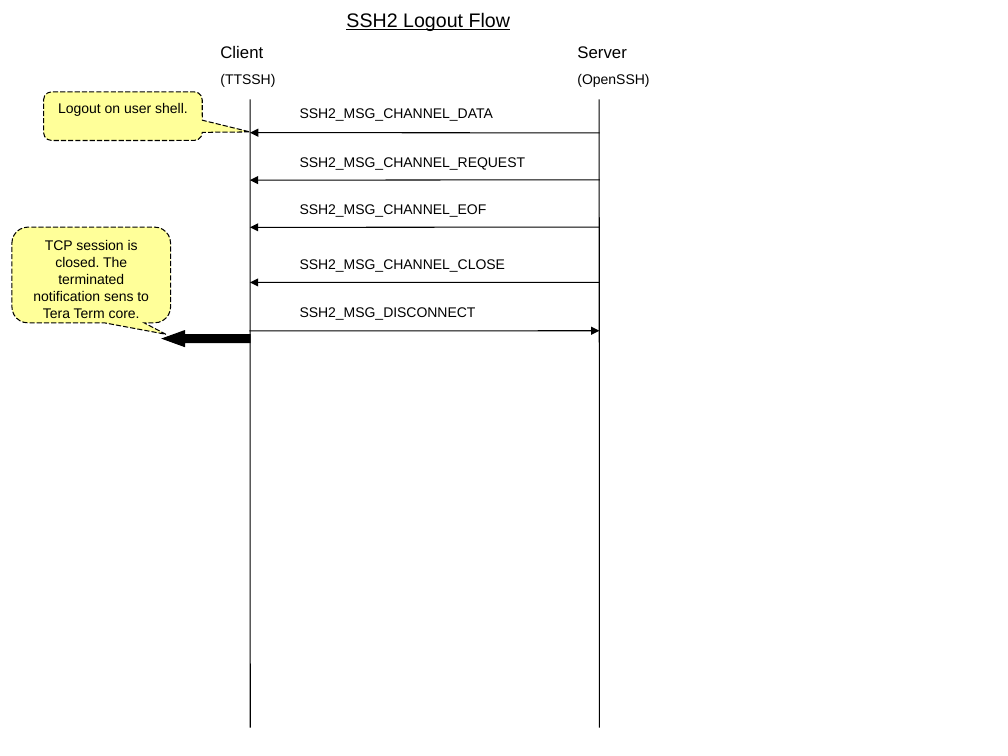
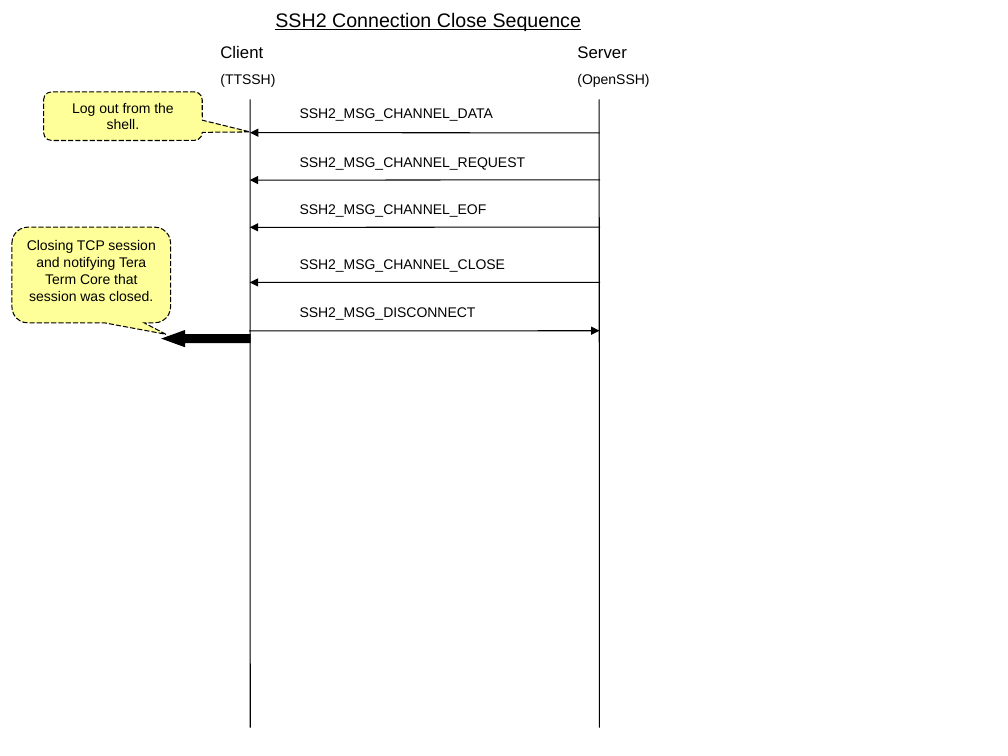
Before and after one commit to TeraTermProject/teraterm, a slide deck: slide 3 of doc/en/html/reference/image/ssh2_sequence.ppt. Drawn at 1008x756 pixels with LibreOffice and Linux fonts; fonts in the diff are those of the drawing. Boxes give left, top, right and bottom in pixels: in the first picture for what was removed or moved away, otherwise in the second. Text is boxed around its words. In the diff, an @@ line names an element or a change of style, - is before the commit and + after.

```diff
--- a/doc/en/html/reference/image/ssh2_sequence.ppt
+++ b/doc/en/html/reference/image/ssh2_sequence.ppt
@@ title at bbox=[275, 12, 581, 31]: text changed @@
-SSH2 Logout Flow
+SSH2 Connection Close Sequence
@@ text in rounded speech box at bbox=[72, 103, 173, 129]: text changed @@
-Logout on user shell.
+Log out from the shell.
@@ text in rounded speech box at bbox=[27, 240, 155, 301]: text changed @@
-TCP session is closed. The terminated notification sens to Tera Term core.
+Closing TCP session and notifying Tera Term Core that session was closed.
```
Also in this commit, not shown: 2 other slides changed, 28 other files.
